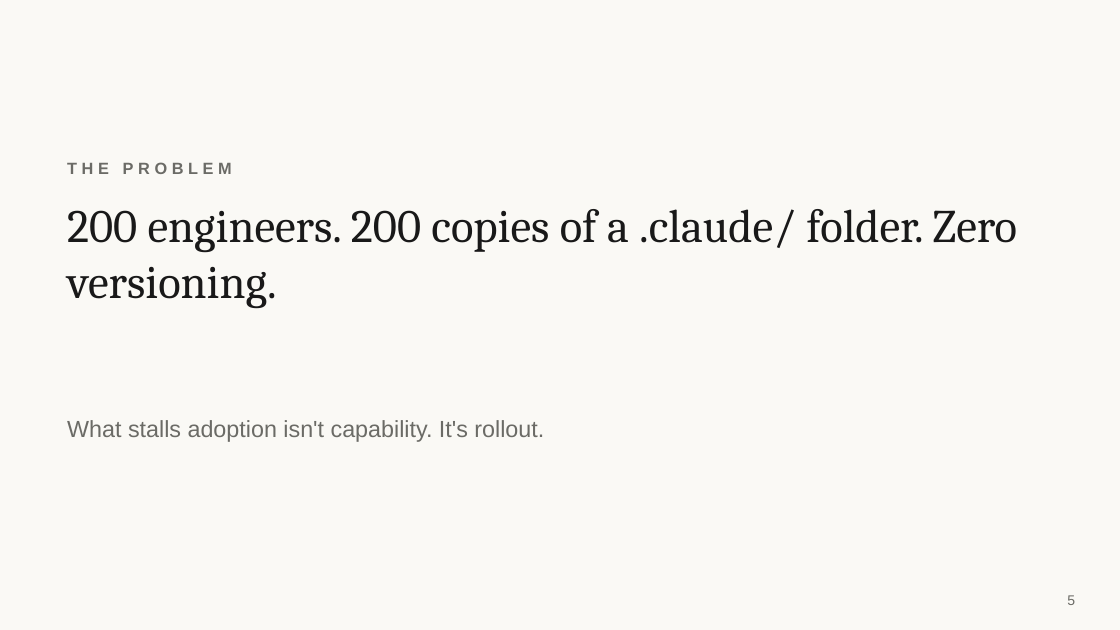
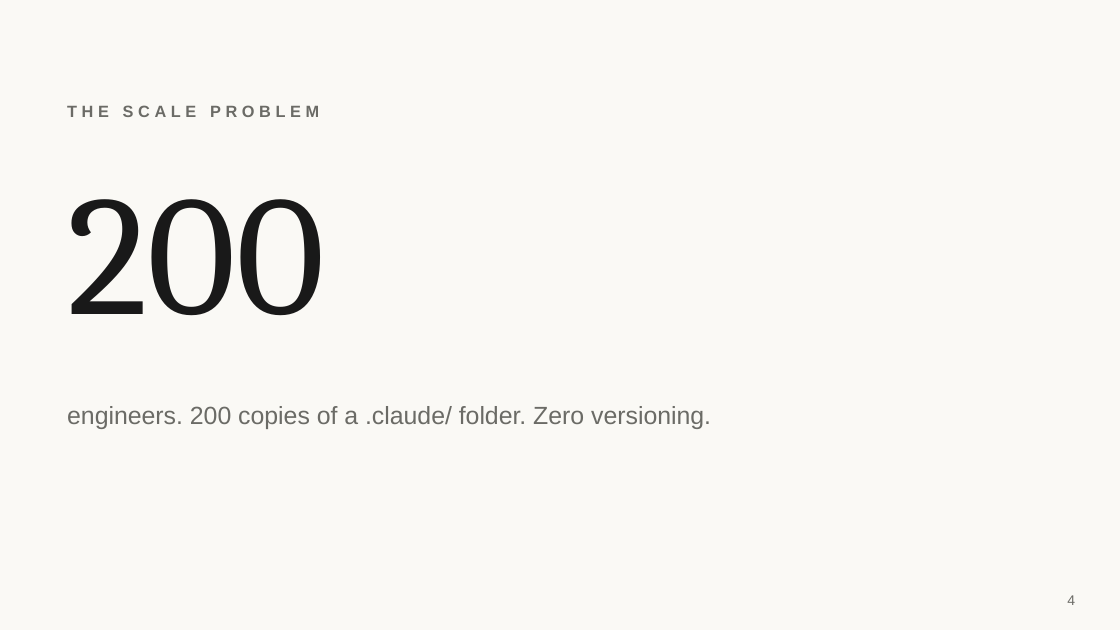
Before and after one commit to andymadson/data-platform-pack, a slide deck: slide 4 of enablement/deck/presentation-deck.pptx (slide 5 before the commit). Drawn at 1120x630 pixels with LibreOffice and Linux fonts; fonts in the diff are those of the drawing. Boxes give left, top, right and bottom in pixels: in the first picture for what was removed or moved away, otherwise in the second. Text is boxed around its words. In the diff, an @@ line names an element or a change of style, - is before the commit and + after.

```diff
--- a/enablement/deck/presentation-deck.pptx
+++ b/enablement/deck/presentation-deck.pptx
@@ text at [67, 105, 319, 117]: text changed @@
-THE PROBLEM
+THE SCALE PROBLEM
@@ text added at [67, 199, 325, 316], 110 pt, text #191919 @@
+200
@@ text "engineers. 200 copies of a ..." at [67, 406, 711, 429]: vertical alignment top to middle @@
@@ text at [67, 406, 711, 429]: text changed; size 30 to 16 pt; font Cambria to Arial; text colour #191919 to #6B6B66 @@
-200 engineers. 200 copies of a .claude/ folder. Zero versioning.
+engineers. 200 copies of a .claude/ folder. Zero versioning.
@@ text removed at [67, 420, 544, 442] @@
-What stalls adoption isn't capability. It's rollout.
@@ text at [1067, 595, 1075, 605]: text changed @@
-5
+4
```
Also in this commit, not shown: 3 other slides changed, 12 slides added, 10 slides removed, 3 other files.
